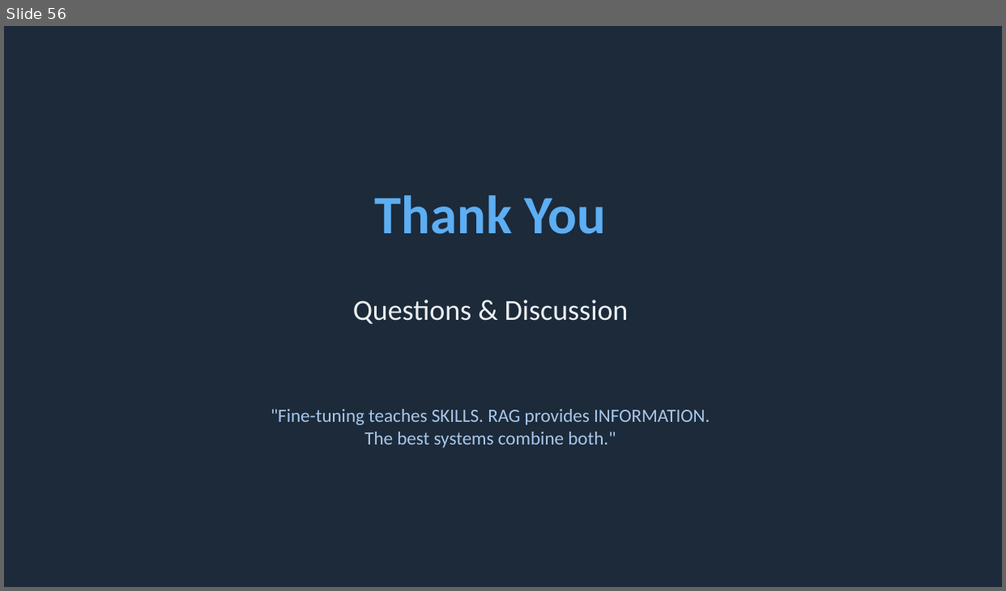
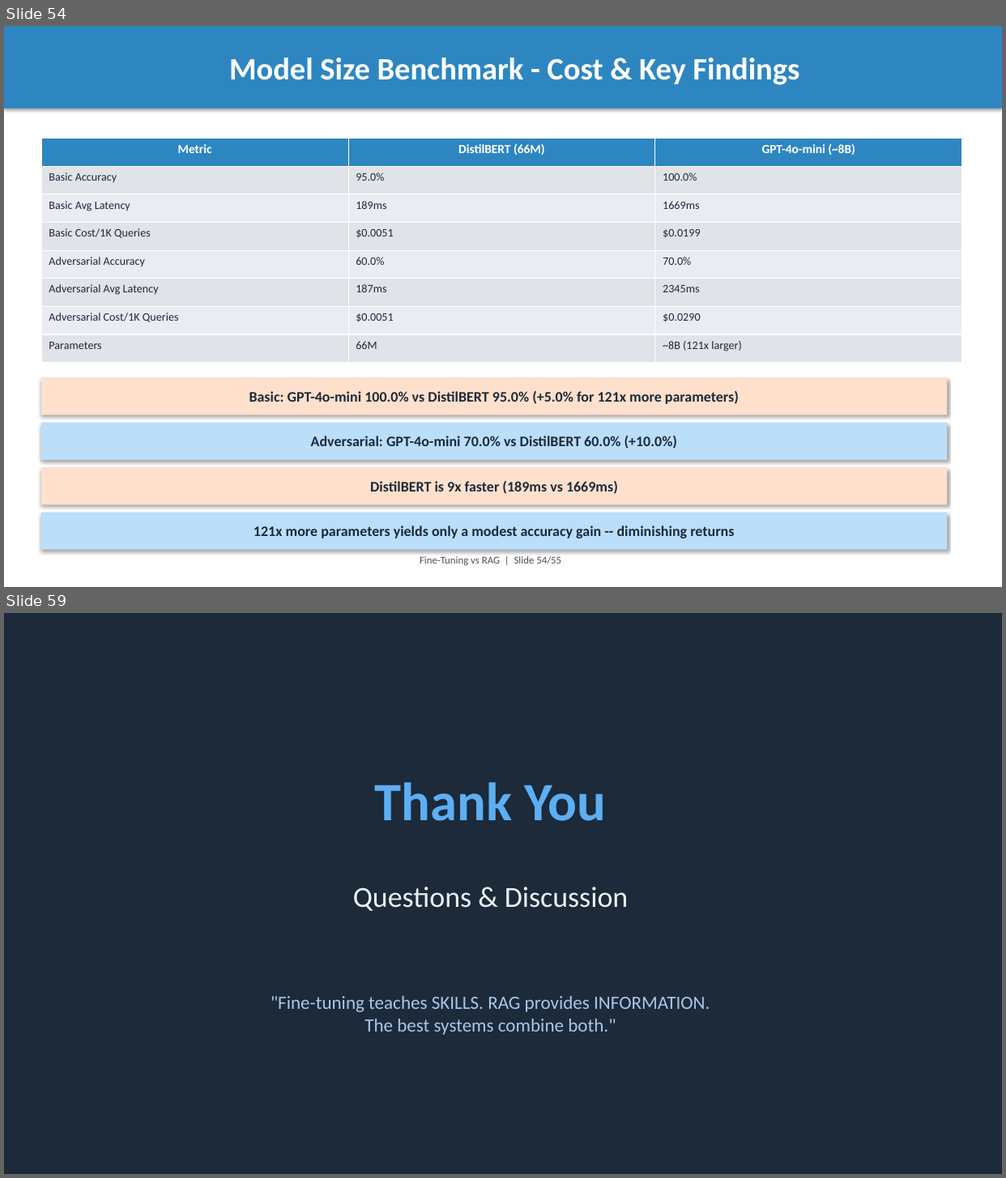
Before and after one commit to intelliswarm-ai/finetune-vs-rag, a slide deck: presentation.pptx. Shown one above the other, each under a label of ours: slide 56 before the commit, slides 54 and 59 after it; the slides between them are not shown. The pictures are 1006x591 and 1006x1178 pixels, drawn with LibreOffice and Linux fonts; fonts in the diff are those of the drawing. Boxes give left, top, right and bottom in pixels: in the first picture for what was removed or moved away, otherwise in the second. Text is boxed around its words. In the diff, an @@ line names an element or a change of style, - is before the commit and + after.

Commit message:
fear(finetune vs rag): Model family benchmark gpt-4o-mini

```diff
--- a/presentation.pptx
+++ b/presentation.pptx
@@ slide 54 added at [4, 26, 1002, 587], background #FFFFFF @@
@@ rectangle added at [4, 26, 1002, 109], fill #2E86C1, 30 pt, text #FFFFFF, bold @@
+Model Size Benchmark - Cost & Key Findings
@@ table added at [41, 139, 962, 363], 8 rows, 3 columns @@
+Metric | DistilBERT (66M) | GPT-4o-mini (~8B)
+Basic Accuracy | 95.0% | 100.0%
+Basic Avg Latency | 189ms | 1669ms
+Basic Cost/1K Queries | $0.0051 | $0.0199
+Adversarial Accuracy | 60.0% | 70.0%
+Adversarial Avg Latency | 187ms | 2345ms
+Adversarial Cost/1K Queries | $0.0051 | $0.0290
+Parameters | 66M | ~8B (121x larger)
@@ rectangle added at [41, 378, 948, 416], fill #FFE0CC, 14 pt, text #1C2A3A, bold @@
+Basic: GPT-4o-mini 100.0% vs DistilBERT 95.0% (+5.0% for 121x more parameters)
@@ rectangle added at [41, 423, 948, 460], fill #BBDEFB, 14 pt, text #1C2A3A, bold @@
+Adversarial: GPT-4o-mini 70.0% vs DistilBERT 60.0% (+10.0%)
@@ rectangle added at [41, 467, 948, 506], fill #FFE0CC, 14 pt, text #1C2A3A, bold @@
+DistilBERT is 9x faster (189ms vs 1669ms)
@@ rectangle added at [41, 513, 948, 550], fill #BBDEFB, 14 pt, text #1C2A3A, bold @@
+121x more parameters yields only a modest accuracy gain -- diminishing returns
@@ text added at [420, 557, 561, 565], 10 pt, text #4A4E57 @@
+Fine-Tuning vs RAG | Slide 54/55
@@ what was slide 56 is now slide 59 @@
```
Also in this commit, not shown: 3 slides changed, 2 other slides added, 3 other files.
